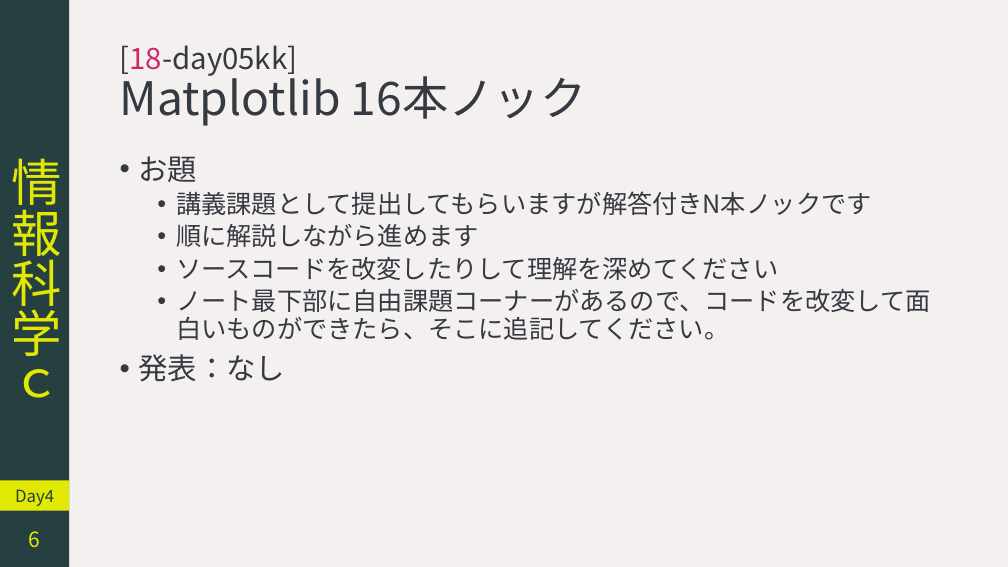
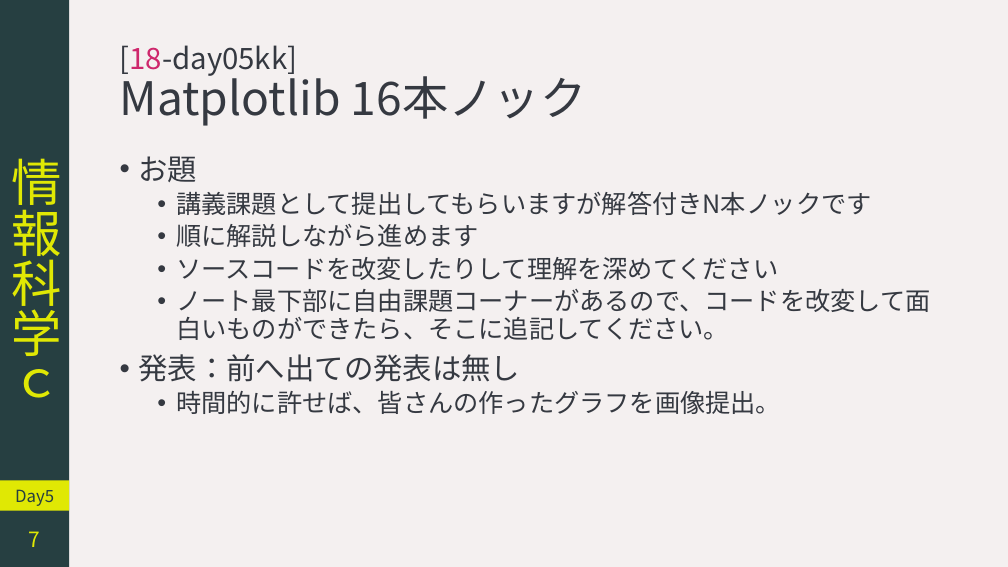
Before and after one commit to YokoyamaLab/PythonBasics, a slide deck: slide 7 of slides/computerScience_day5.pptx (slide 6 before the commit). Drawn at 1008x567 pixels with LibreOffice and Linux fonts; fonts in the diff are those of the drawing. Boxes give left, top, right and bottom in pixels: in the first picture for what was removed or moved away, otherwise in the second. Text is boxed around its words. In the diff, an @@ line names an element or a change of style, - is before the commit and + after.

Commit message:
day5 slide

```diff
--- a/slides/computerScience_day5.pptx
+++ b/slides/computerScience_day5.pptx
@@ text at (139,354,781,414): text changed; size 28 to 24 pt @@
-• 発表：なし
+• 発表：前へ出ての発表は無し
+  • 時間的に許せば、皆さんの作ったグラフを画像提出。
@@ text in rectangle at (15,489,54,506): text changed @@
-Day4
+Day5
@@ page number at (29,531,41,547): text changed @@
-6
+7
```
Also in this commit, not shown: 5 other slides changed, 2 slides added.
